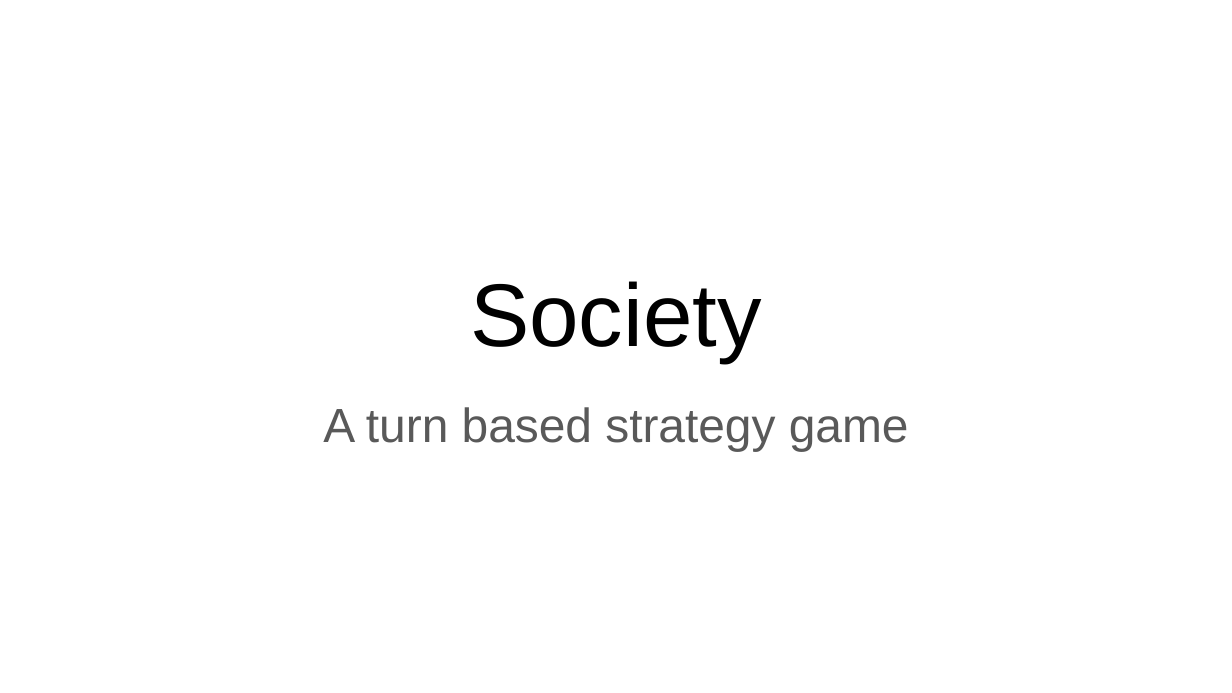
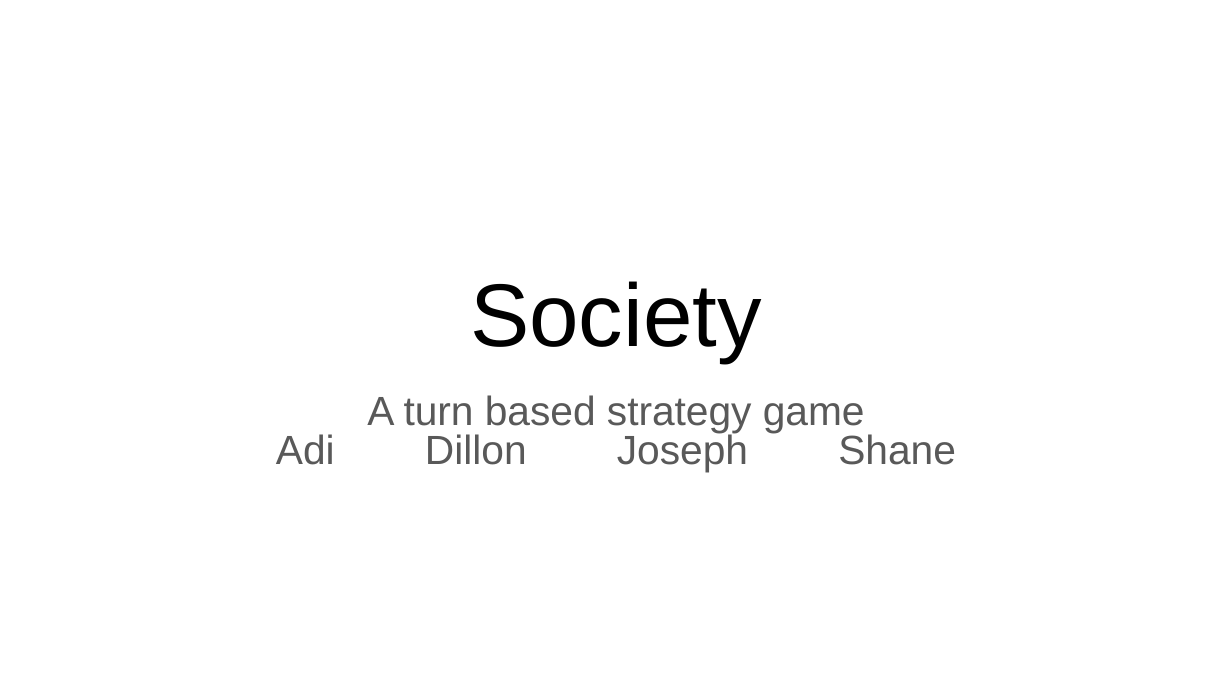
Before and after one commit to CSC335-Spring-2021/csc-335-rpg-adi-dillon-joseph-shane, a slide deck: slide 1 of society_game.pptx. Drawn at 1232x693 pixels with LibreOffice and Linux fonts; fonts in the diff are those of the drawing. Boxes give left, top, right and bottom in pixels: in the first picture for what was removed or moved away, otherwise in the second. Text is boxed around its words. In the diff, an @@ line names an element or a change of style, - is before the commit and + after.

```diff
--- a/society_game.pptx
+++ b/society_game.pptx
@@ subtitle at bbox=[367, 395, 865, 433]: size 28 to 23.8 pt in "A turn based strategy game"; line spacing 1 to 0.8 @@
@@ subtitle at bbox=[276, 432, 956, 472]: paragraph added @@
+Adi Dillon Joseph Shane
```
Also in this commit, not shown: 1 other slide changed.
